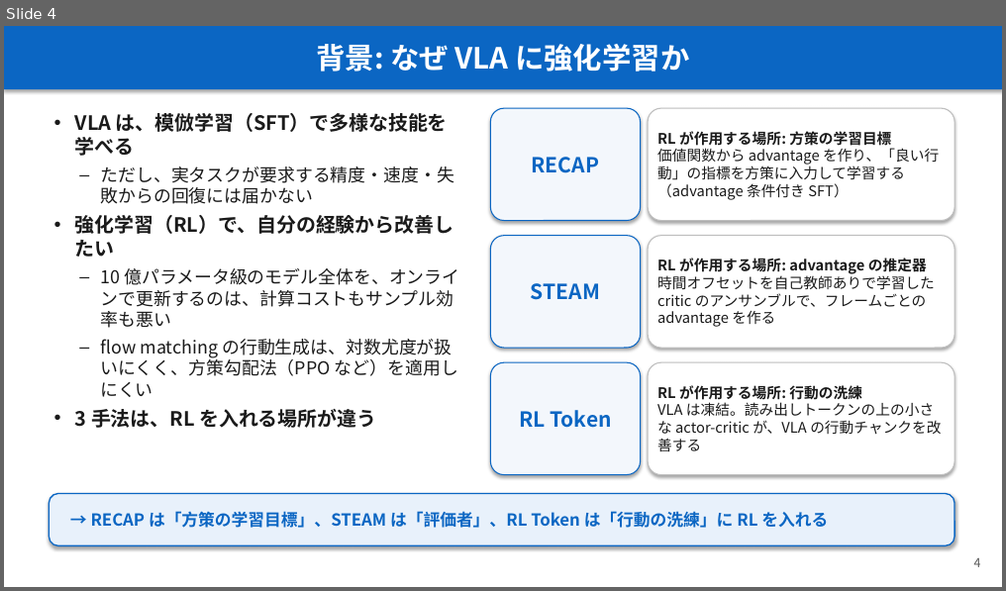
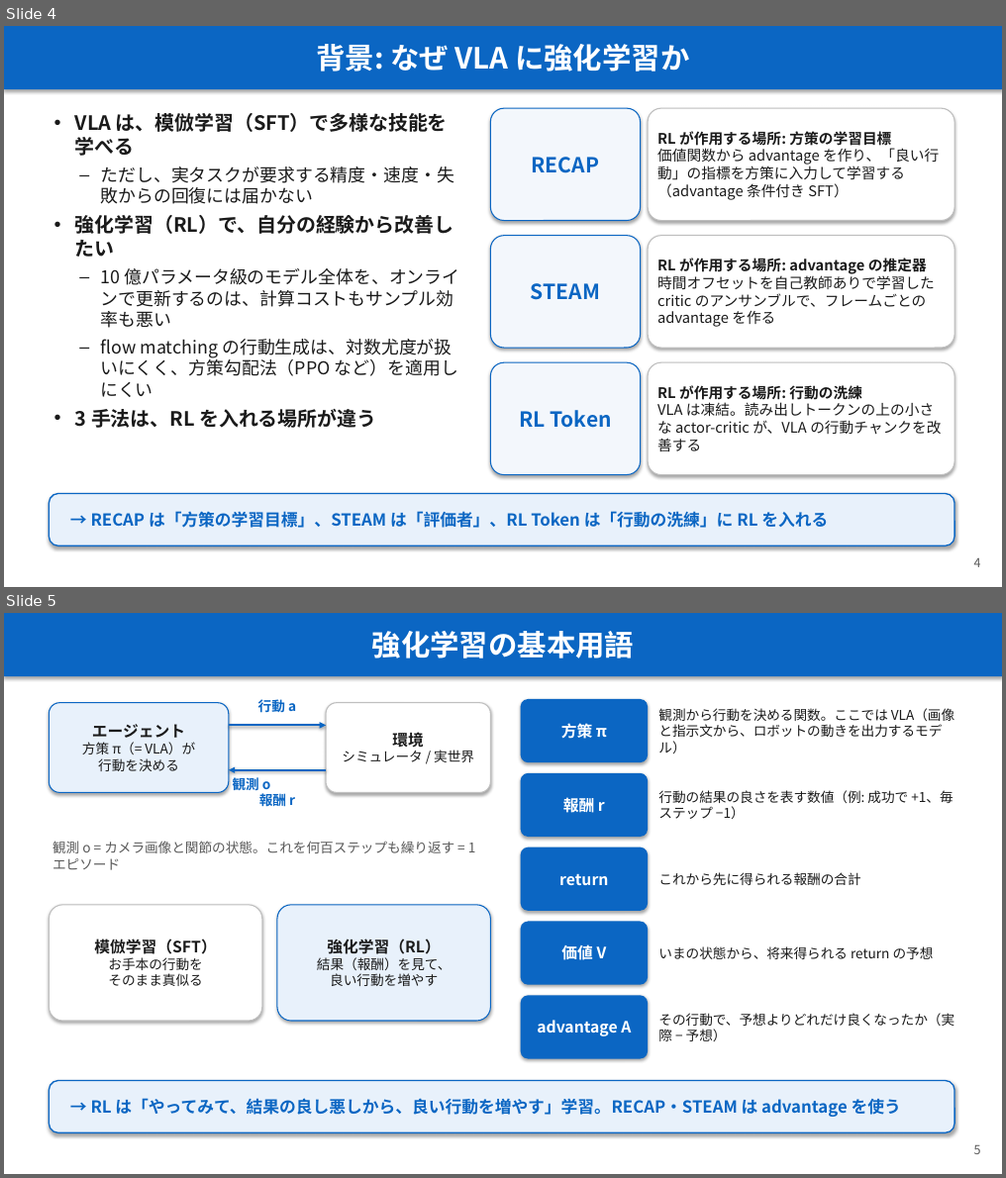
Before and after one commit to Junhand/libero_RL, a slide deck: docs/RECAP_STEAM_RLToken.pptx. Shown one above the other, each under a label of ours: slide 4 before the commit, slides 4 and 5 after it. The pictures are 1006x591 and 1006x1178 pixels, drawn with LibreOffice and Linux fonts; fonts in the diff are those of the drawing. Boxes give left, top, right and bottom in pixels: in the first picture for what was removed or moved away, otherwise in the second. Text is boxed around its words. In the diff, an @@ line names an element or a change of style, - is before the commit and + after.

```diff
--- a/docs/RECAP_STEAM_RLToken.pptx
+++ b/docs/RECAP_STEAM_RLToken.pptx
@@ slide 5 added at [4,613,1002,1174], background #FFFFFF @@
@@ rectangle added at [4,613,1002,676], fill #0B66C3, 28 pt, text #FFFFFF, bold @@
+強化学習の基本用語
@@ text added at [258,699,296,712], 13 pt, text #0B66C3, bold @@
+行動 a
@@ rounded rectangle added at [521,699,648,762], fill #0B66C3, 15 pt, text #FFFFFF, bold @@
+方策 π
@@ rounded rectangle added at [49,703,229,792], fill #E8F1FB, outline #0B66C3 1 pt, 13 pt, text #1A1A1A @@
+エージェント
+方策 π（= VLA）が
+行動を決める
@@ arrow added from (229, 725) to (326, 725), #0B66C3 2 pt @@
@@ rounded rectangle added at [326,703,491,792], fill #FFFFFF, outline #BFBFBF 1 pt, 13 pt, text #1A1A1A @@
+環境
+シミュレータ / 実世界
@@ text added at [658,708,954,754], 13 pt, text #1A1A1A @@
+観測から行動を決める関数。ここでは VLA（画像と指示文から、ロボットの動きを出力するモデル）
@@ arrow added from (326, 770) to (229, 770), #0B66C3 2 pt @@
@@ text added at [233,776,295,810], 13 pt, text #0B66C3, bold @@
+観測 o
+報酬 r
@@ rounded rectangle added at [521,773,648,837], fill #0B66C3, 15 pt, text #FFFFFF, bold @@
+報酬 r
@@ text added at [658,790,952,819], 13 pt, text #1A1A1A @@
+行動の結果の良さを表す数値（例: 成功で +1、毎ステップ −1）
@@ text added at [53,841,476,870], 13 pt, text #595959 @@
+観測 o = カメラ画像と関節の状態。これを何百ステップも繰り返す = 1 エピソード
@@ rounded rectangle added at [521,848,648,911], fill #0B66C3, 15 pt, text #FFFFFF, bold @@
+return
@@ text added at [658,872,860,885], 13 pt, text #1A1A1A @@
+これから先に得られる報酬の合計
@@ rounded rectangle added at [49,905,262,1021], fill #FFFFFF, outline #BFBFBF 1 pt, 13 pt, text #1A1A1A @@
+模倣学習（SFT）
+お手本の行動を
+そのまま真似る
@@ rounded rectangle added at [277,905,491,1021], fill #E8F1FB, outline #0B66C3 1 pt, 13 pt, text #1A1A1A @@
+強化学習（RL）
+結果（報酬）を見て、
+良い行動を増やす
@@ rounded rectangle added at [521,922,648,985], fill #0B66C3, 15 pt, text #FFFFFF, bold @@
+価値 V
@@ text added at [658,947,934,959], 13 pt, text #1A1A1A @@
+いまの状態から、将来得られる return の予想
@@ rounded rectangle added at [521,995,648,1059], fill #0B66C3, 15 pt, text #FFFFFF, bold @@
+advantage A
@@ text added at [658,1013,954,1042], 13 pt, text #1A1A1A @@
+その行動で、予想よりどれだけ良くなったか（実際 − 予想）
@@ rounded rectangle added at [49,1081,954,1134], fill #E8F1FB, outline #0B66C3 1.25 pt, 16 pt, text #0B66C3, bold @@
+→ RL は「やってみて、結果の良し悪しから、良い行動を増やす」学習。RECAP・STEAM は advantage を使う
@@ text added at [974,1146,981,1155], 12 pt, text #595959 @@
+5
```
Also in this commit, not shown: 12 slides changed, 9 other slides added, 1 slide removed, 1 other file.
